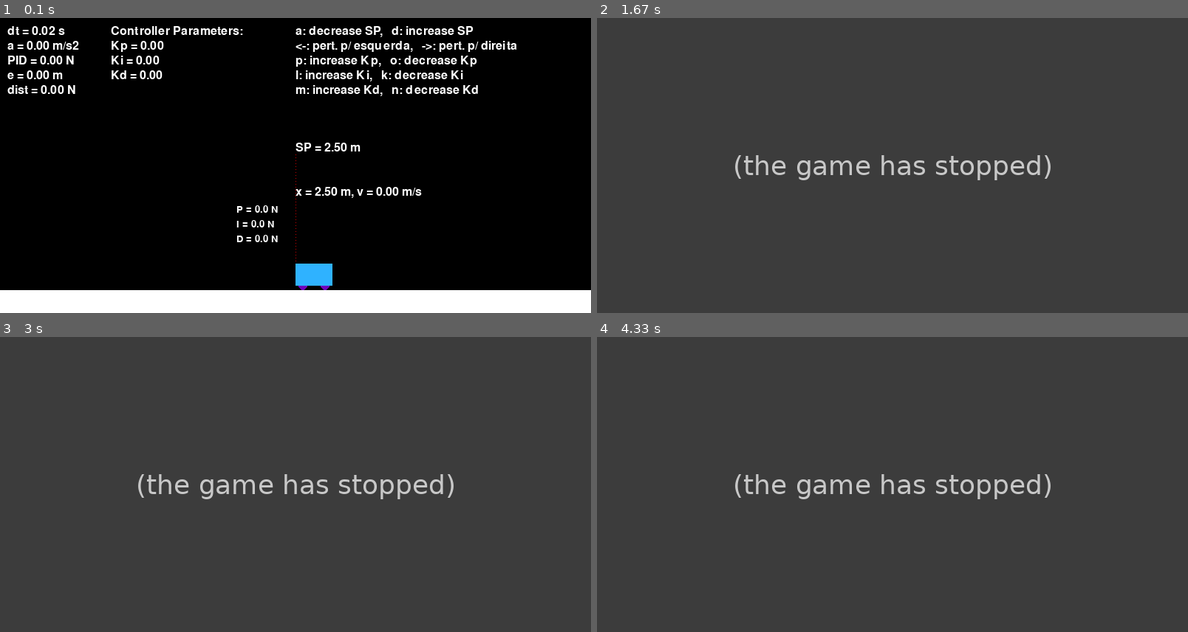
Above: before the commit, frames 1-4 (two rows, left to right).
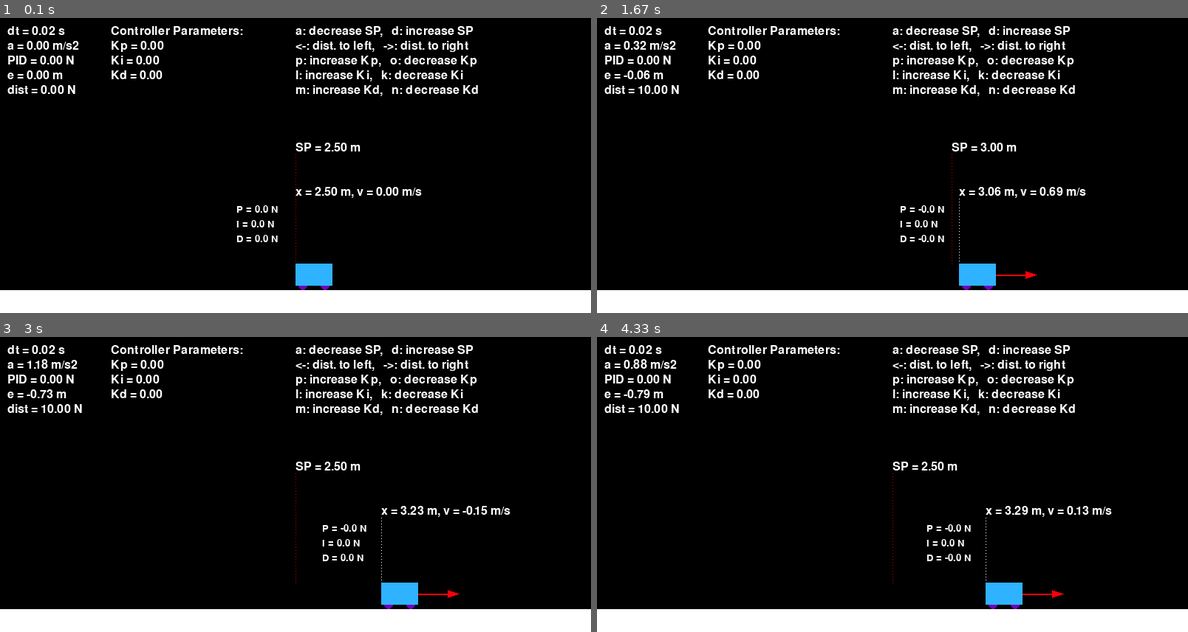
Above: after the commit, the same moments.

Repository: fellipegm/pygame_control_simulation
Game: pygame game, started from cart.py
The game is run twice, just before and just after one commit, with the same random seed, the same clock (stepped at 60 frames per second) and the same inputs.
Inputs:
- Up to frame 1 (0.1 s): no input
- Up to frame 2 (1.67 s): hold A 0.33-0.8 s; hold Right 0.33-0.8 s; hold Right 0.83-1.3 s; hold D 0.83-1.3 s; hold Right from 1.33 s (still down); hold D from 1.33 s (still down)
- Up to frame 3 (3 s): release Right at 1.8 s; release D at 1.8 s; hold Left 1.83-2.37 s; hold A 1.83-2.37 s; hold Left 2.4-2.8 s; hold A 2.4-2.8 s; hold Right from 2.83 s (still down); hold D from 2.83 s (still down)
- Up to frame 4 (4.33 s): release Right at 3.47 s; release D at 3.47 s; hold Left 3.5-3.97 s; hold A 3.5-3.97 s; hold Right from 4 s (still down); hold D from 4 s (still down)

The runs differ from the first frame. In frame 1, 0.6% of the frame differs, in the area x 52-88%, y 7-12%; in frame 2, 99%; in frame 3, 99%, in the area x 0-100%, y 0-100%; in frame 4, 99%.
Error before the commit: NameError: name 'ref' is not defined (cart.py line 68); the game stopped at 0.33 s (later frames are placeholders)

Commit message:
Refactor and update bin

Diff:
--- a/cart.py
+++ b/cart.py
@@ -3,6 +3,7 @@
 from physics_model import ComputeCart
 from control import PIDController
 from draw_cart import DrawCart
+from plotter import Plotter
 
 # Initialize pygame
 pygame.init()
@@ -16,6 +17,10 @@
 # Screen dimensions
 WIDTH, HEIGHT = 800, 400
 WIDTH_METERS = 5
+
+# Plot dimensions
+PLOT_WIDTH, PLOT_HEIGHT = 0, 0
+PLOT1_POSITION = (WIDTH, 0)
 
 FPS = 50 # Target FPS
 
@@ -44,8 +49,13 @@
 Controller = PIDController(0, 0, 0, SP, 1/FPS)
 
 # Set up the display
-screen = pygame.display.set_mode((WIDTH, HEIGHT))
+screen = pygame.display.set_mode((WIDTH+PLOT_WIDTH, HEIGHT))
 pygame.display.set_caption("Cart position control")
+
+# # Configure the plotters
+# count_plot = 0
+# n_to_update = 0.2/(1/FPS) # update plot each 0.2 seconds
+# Plot1 = Plotter(screen, 2, 2, PLOT1_POSITION)
 
 # Drawings initialization
 CartDrawings = DrawCart(screen, WIDTH_METERS, WIDTH, HEIGHT, cart_width, cart_height)
@@ -63,9 +73,9 @@
             elif event.key == pygame.K_RIGHT:
                 d = np.array([F])   # Apply right force
             elif event.key == pygame.K_d:
-                ref = ref + 0.5
+                SP = SP + 0.5
             elif event.key == pygame.K_a:
-                ref = ref - 0.5
+                SP = SP - 0.5
         elif event.type == pygame.KEYUP:
             if event.key in [pygame.K_LEFT, pygame.K_RIGHT]:
                 d = np.array([0])  # Remove force
@@ -103,8 +113,13 @@
     # Compute the control action
     u = Controller.update_output(SP, Cart.x)
 
-    # Clear screen
     screen.fill(BLACK)
+
+    # if count_plot <= n_to_update:
+    #     count_plot = count_plot + 1
+    # else:
+    #     Plot1.plot_data(np.array([0, 1]), np.array([1, 1]))
+    #     count_plot = 0
 
     CartDrawings.draw(SP, Cart, Controller, d)
     CartDrawings.print_info(Cart, Controller, d, dt)
--- a/draw_cart.py
+++ b/draw_cart.py
@@ -102,7 +102,7 @@
         self.screen.blit(Kd_text, (150, 70))
 
         alt_sp_text = self.font.render("a: decrease SP,   d: increase SP", True, (255, 255, 255))
-        alt_pert_text = self.font.render("<-: pert. p/ esquerda,   ->: pert. p/ direita", True, (255, 255, 255))
+        alt_pert_text = self.font.render("<-: dist. to left,   ->: dist. to right", True, (255, 255, 255))
         alt_p_text = self.font.render("p: increase Kp,   o: decrease Kp", True, (255, 255, 255))
         alt_i_text = self.font.render("l: increase Ki,   k: decrease Ki", True, (255, 255, 255))
         alt_d_text = self.font.render("m: increase Kd,   n: decrease Kd", True, (255, 255, 255))
--- a/plotter.py
+++ b/plotter.py
@@ -7,25 +7,34 @@
 
 
 class Plotter:
-    def __init__(self, t_max, FPS, position, size):
-        self.t = np.zeros((t_max*FPS,1))
-        self.e = np.zeros((t_max*FPS,1))
+    """Class to plot data in pygame canvas"""
+    def __init__(self, screen, width, height, position, n_update):
+        """Args:
+            screen (pyplot screen): screen to plot
+            width (int): width of the plot
+            height (int): height of the plot
+            position (int,int): position of the plot
+        """
+        self.screen = screen
+        self.width = width
+        self.height = height
+        self.position = position
+        self.n_update = n_update
 
-        self.fig = pylab.figure(figsize=[2, 2], # Inches
-                        dpi=100,        # 100 dots per inch, so the resulting buffer is 400x400 pixels
-                        )
-        self.ax = self.fig.gca()
-
-        self.position = position
-
-    def update(self, screen, t, e):
-        self.ax.plot(self.t, self.e)
-        self.ax.grid('minor')
-
-        canvas = agg.FigureCanvasAgg(self.fig)
+    def plot_data(self, x, y):
+        """Plot data from two numpy arrays
+        Args:
+            x (numpy float array): x axis data
+            y (numpy float array): y axis data
+        """
+        fig = pylab.figure(figsize=(self.width, self.height), dpi=20)
+        canvas = agg.FigureCanvasAgg(fig)
+        ax = fig.add_subplot(111)
+        ax.plot(x, y)
         canvas.draw()
         renderer = canvas.get_renderer()
         raw_data = renderer.tostring_rgb()
-
-        surf = pygame.image.fromstring(raw_data, (200, 200), "RGB")
-        screen.blit(surf, self.position)
+        size = canvas.get_width_height()
+        pylab.close()
+        plot_surface = pygame.image.fromstring(raw_data, size, "RGB")
+        self.screen.blit(plot_surface, self.position)
Not shown, added: build.bat
Not shown, changed: build/exe.win-amd64-3.12.zip
